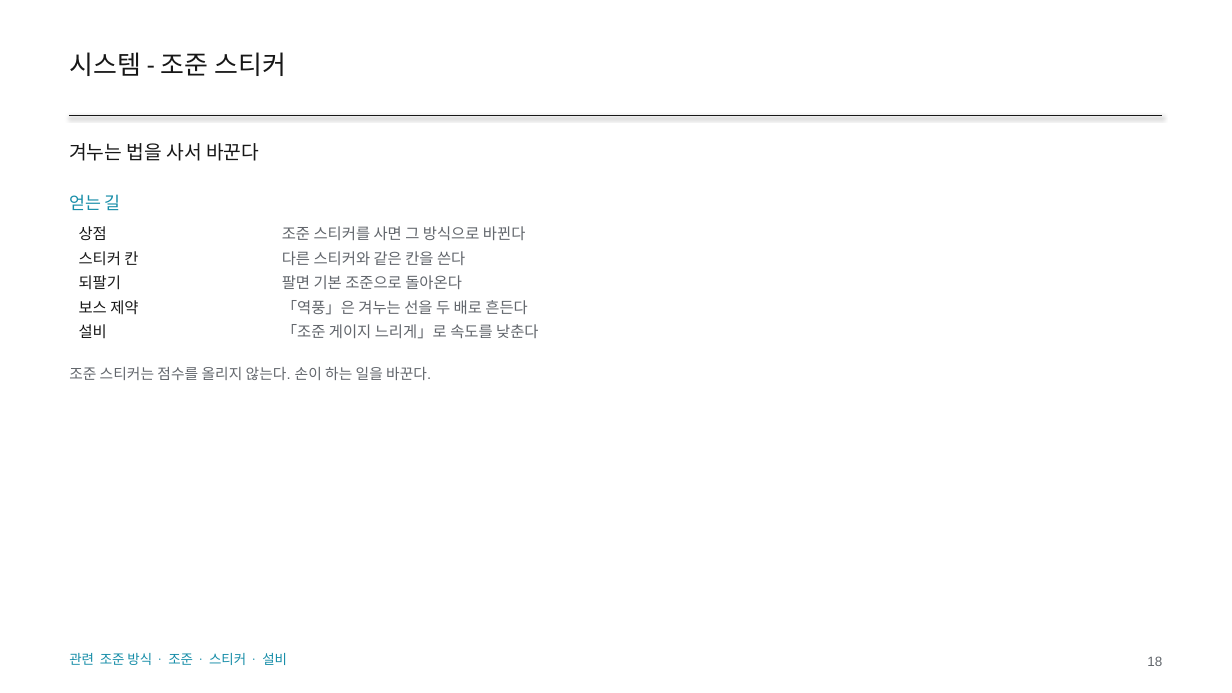
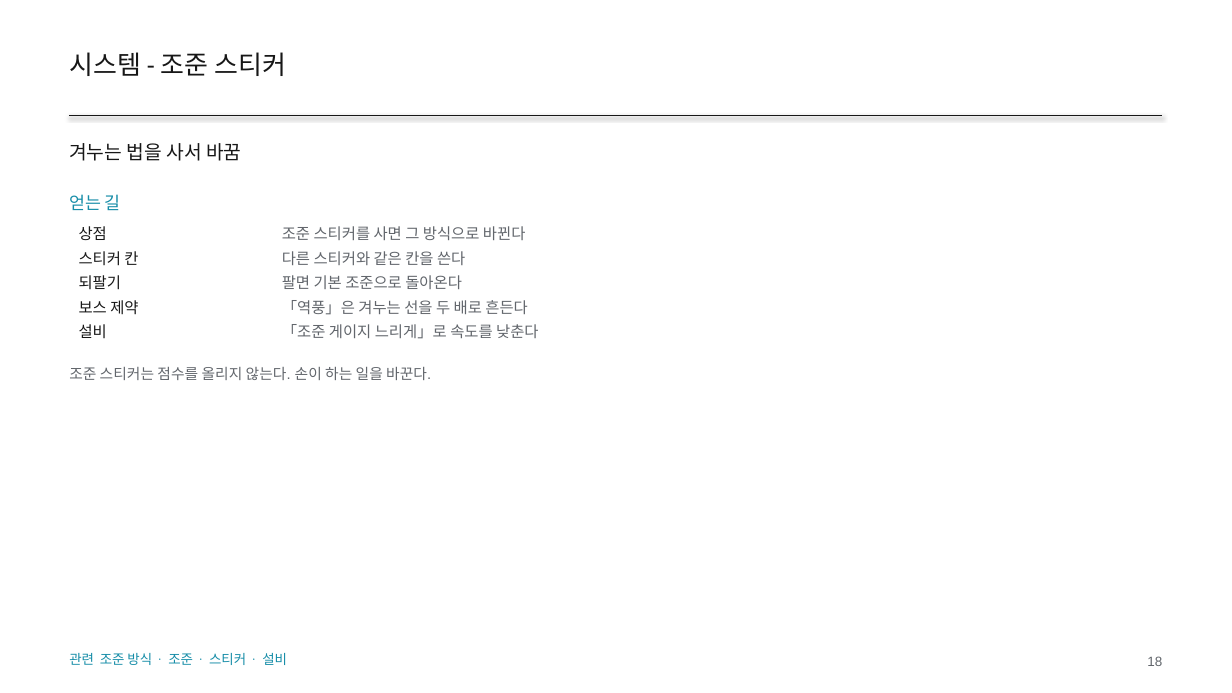
Before and after one commit to GGbong69/test-03, a slide deck: slide 18 of docs/HIGHTONE_기획서.pptx. Drawn at 1232x693 pixels with LibreOffice and Linux fonts; fonts in the diff are those of the drawing. Boxes give left, top, right and bottom in pixels: in the first picture for what was removed or moved away, otherwise in the second. Text is boxed around its words. In the diff, an @@ line names an element or a change of style, - is before the commit and + after.

```diff
--- a/docs/HIGHTONE_기획서.pptx
+++ b/docs/HIGHTONE_기획서.pptx
@@ text at [69,143,241,161]: text changed @@
-겨누는 법을 사서 바꾼다
+겨누는 법을 사서 바꿈
```
Also in this commit, not shown: 16 other slides changed, 3 other files.
